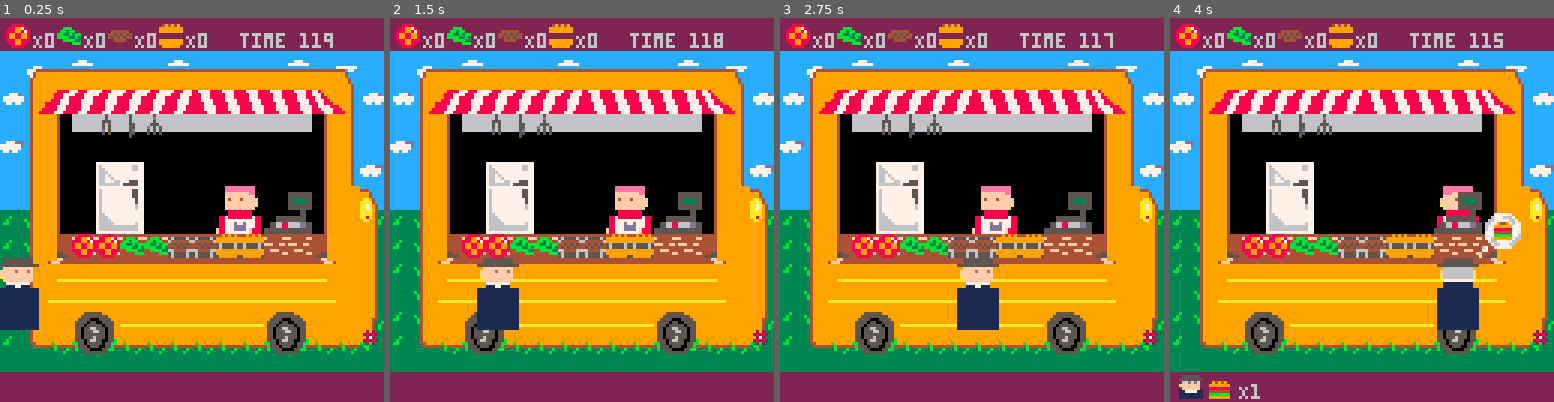
Above: before the commit, frames 1-4 (left to right).
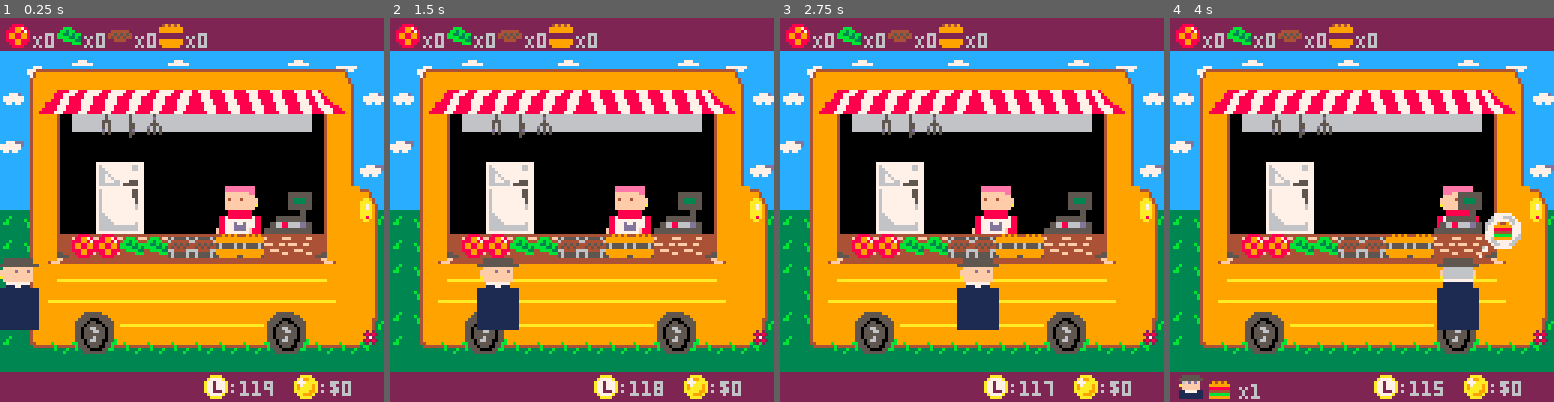
Above: after the commit, the same moments.

Repository: Agrumee/projet-collectif---pico-8-pico-resto
Game: PICO-8 cartridge PicoRestoV1.p8
The game is run twice, just before and just after one commit, with the same random seed, the same clock (stepped at 60 frames per second) and the same inputs.
Inputs:
- Up to frame 1 (0.25 s): no input
- Up to frame 2 (1.5 s): no input
- Up to frame 3 (2.75 s): hold Left 1.97-2.37 s; hold Down from 2.42 s (still down)
- Up to frame 4 (4 s): release Down at 2.82 s; hold Right 2.87-3.53 s; hold Up from 3.58 s (still down)

The runs differ from the first frame. In frame 1, 1.3% of the frame differs, in the area x 53-92%, y 3-100%; in frame 2, 1.3%; in frame 3, 1.3%; in frame 4, 1.3%.

Commit message:
Ajout du score et timer

Diff:
--- a/PicoRestoV1.p8
+++ b/PicoRestoV1.p8
@@ -10,6 +10,7 @@
     create_client()
     create_burger()
     client_aleatoire()
+    score=0
 
 
 end
@@ -34,6 +35,7 @@
     draw_burger()
    	draw_assemblage()
    	draw_order()
+   	draw_score()
    	draw_gameover()
 end
 -->8
@@ -133,7 +135,9 @@
 --quand assemblage = commande
 --client faire apparaitre le
 --burger shiny
+--+score
 burger.finishsprite = 59
+score+=10
 chef.tomate -= burger.tomate
 chef.steak -= burger.steak
 chef.pain -= burger.pain
@@ -238,10 +242,11 @@
 --secondes dans le timer
 function draw_timer()
 	local timer_formate = flr(timer)
- print("time " .. timer_formate,80,5)
-end
-
-
+ spr(49,68,119)
+ print(":".. timer_formate,76,121)
+end
+
+--affichage time's up
 function draw_gameover()
 	if flr(timer) == 0 then
 	cls()
@@ -249,6 +254,11 @@
  end
 end
 
+--affiche le score
+function draw_score()
+	spr(48,98,119)
+ print(":$"..score,106,121)
+ end
 -->8
 --gameplay client
 
@@ -394,13 +404,13 @@
 767777777777767775d88d88d88d88d7000000000000000000000000000000000000000000000000000000000000000000000000000000000000000000000000
 76777777777776777dd6777766666667700000000000000000000000000000000000000000000000000000000000000000000000000000000000000000000000
 76777777777777777d58868868868867055555500bbbbbb011111110000000006666666600088800000aaa000000000000000000000000000000000000000000
-76677777777777777d58868868868867555555550b44444011fffff000000000666666660088888000aaaaa00000000000000000000000000000000000000000
-76667777777777777d588d88d88d88d706fdfdf0041111101ff2f2f0094949006666666600898890008aaa800000000000000000000000000000000000000000
-76666777777777777dd6667666666767affffff0a4114110affffff09999999066666666008989800088a8800000000000000000000000000000000000000000
-76666677777776777dd66766ddd676670ffffff0044444401ffffff0888888806666666600899880008a8a800000000000000000000000000000000000000000
-76666666666666777dd676666667666711777711eeeeeeeecaccccac444444406969696600898980008aaa800000000000000000000000000000000000000000
-76666666666666777dd766666676666711111111eeeeeeeeccaaaaccbbbbbbb009999a0000898890008aaa800000000000000000000000000000000000000000
-7777777777777777775555555555555711111111eeeeeeeecccccccc999999900a999a000088888000aaaaa00000000000000000000000000000000000000000
+76677777777777777d58868868868867555555550b44444011fffff000000000666666660088888000aaaaa00066660000000000000000000000000000000000
+76667777777777777d588d88d88d88d706fdfdf0041111101ff2f2f0094949006666666600898890008aaa800088880000000000000000000000000000000000
+76666777777777777dd6667666666767affffff0a4114110affffff09999999066666666008989800088a8800088880000000000000000000000000000000000
+76666677777776777dd66766ddd676670ffffff0044444401ffffff0888888806666666600899880008a8a800087770000000000000000000000000000000000
+76666666666666777dd676666667666711777711eeeeeeeecaccccac444444406969696600898980008aaa800077880000000000000000000000000000000000
+76666666666666777dd766666676666711111111eeeeeeeeccaaaaccbbbbbbb009999a0000898890008aaa800088880000000000000000000000000000000000
+7777777777777777775555555555555711111111eeeeeeeecccccccc999999900a999a000088888000aaaaa00088880000000000000000000000000000000000
 00aaaa0000aaaa00008888000000000000000000049494900eeeeee0900000093000000302222220625252500a0a0a0aa0a0a0a0000000000000000000000000
 0a799aa00a7777a00889978000bbb00000000000999999990efffff088888888bbbbbbbb02444440665d5d50a00000000000000a000000000000000000000000
 a777aaaaa770777a888998780bb3bb000444444099999999fff4f4f0088988900bbabba0444040406dd0d0d00094490aa0944900000000000000000000000000
Not shown, changed: the sound effects (__sfx__) section of PicoRestoV1.p8
